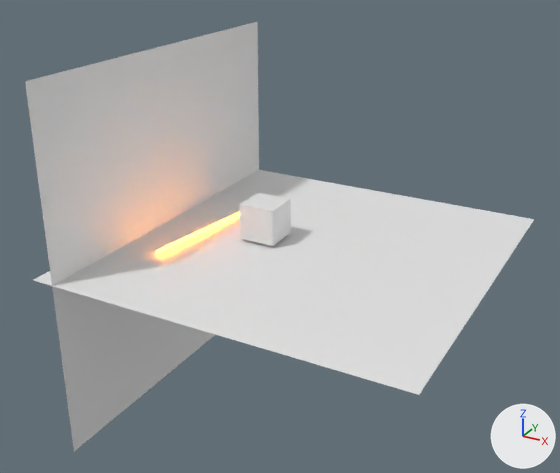
The Blender file cube_lighting/cube.blend: old version first, new version second.
Both versions are drawn from a 50 mm camera at (16.9, -33.5, 15.9) aimed at (-1.3, -0.4, -0.6). Every picture has the same lights, and +X, +Y and +Z are marked at lower right.

Before the edit, the objects in view are built like this:
```python
me_cube = bpy.data.meshes.new('Cube')
me_cube.from_pydata(...)  # a box spanning x -1.0..1.0, y -1.0..1.0, z -1.0..1.0
me_cube.materials.append(mat_material)  # its picture is missing
me_cylinder = bpy.data.meshes.new('Cylinder')
me_cylinder.from_pydata(...)  # 128 vertices, 98 faces; spans x -0.5..0.5, y -0.5..0.5, z -19.2..19.2
me_cylinder.materials.append(mat_material_002)
me_plane = bpy.data.meshes.new('Plane')
me_plane.from_pydata([(-1.0, -1.0, 0.0), (1.0, -1.0, 0.0), (-1.0, 1.0, 0.0), (1.0, 1.0, 0.0)], [], [(0, 1, 3, 2)])
me_plane.materials.append(mat_material_001)  # its picture is missing
me_plane_001 = bpy.data.meshes.new('Plane.001')
me_plane_001.from_pydata([(-1.0, -1.0, 0.0), (1.0, -1.0, 0.0), (-1.0, 1.0, 0.0), (1.0, 1.0, 0.0)], [], [(0, 1, 3, 2)])
me_plane_001.materials.append(mat_material_001)  # its picture is missing
ob_cube = bpy.data.objects.new('Cube', me_cube)
ob_cube.location = (-2.4, 0.0, 0.0)
ob_cylinder = bpy.data.objects.new('Cylinder', me_cylinder)
ob_cylinder.location = (-5.7, -1.22, -0.95)
ob_cylinder.rotation_euler = (-4.739, 0.222, -0.108)  # degrees (-272, 13, -6.2)
ob_cylinder.scale = (-0.189, -0.189, -0.189)
ob_plane = bpy.data.objects.new('Plane', me_plane)
ob_plane.location = (0.0, 0.0, -1.14)
ob_plane.scale = (9.81, 9.81, 9.81)
ob_plane_001 = bpy.data.objects.new('Plane.001', me_plane_001)
ob_plane_001.location = (-8.52, 0.0, -1.14)
ob_plane_001.rotation_euler = (0.0, 1.571, 0.0)  # degrees (0, 90, 0)
ob_plane_001.scale = (9.81, 9.81, 9.81)
```
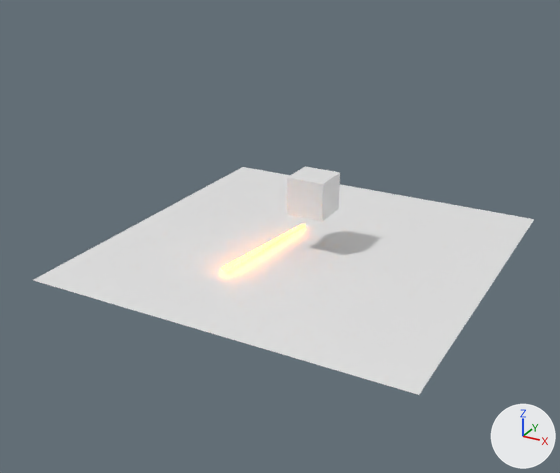
Location of each change, (x1, y1, x2, y2) in pixels of the pictures (560 x 473 px):
'Plane.001', hidden
    before: (25, 22, 259, 451)
'Cube', moved
    before: (239, 193, 291, 246)
    after: (287, 166, 340, 222)
'Cylinder', moved
    before: (156, 212, 240, 254)
    after: (222, 224, 305, 271)

The change, as a list of edits to the scene's bpy script:
```text
Change ob_cube:
    ob_cube.location: (-2.4, 0.0, 0.0) -> (0.44, 0.0, 1.97)
Change ob_plane_001:
    add ob_plane_001.hide_render = True
Change ob_cylinder:
    ob_cylinder.location: (-5.7, -1.22, -0.95) -> (-1.66, -1.22, -0.95)
```
